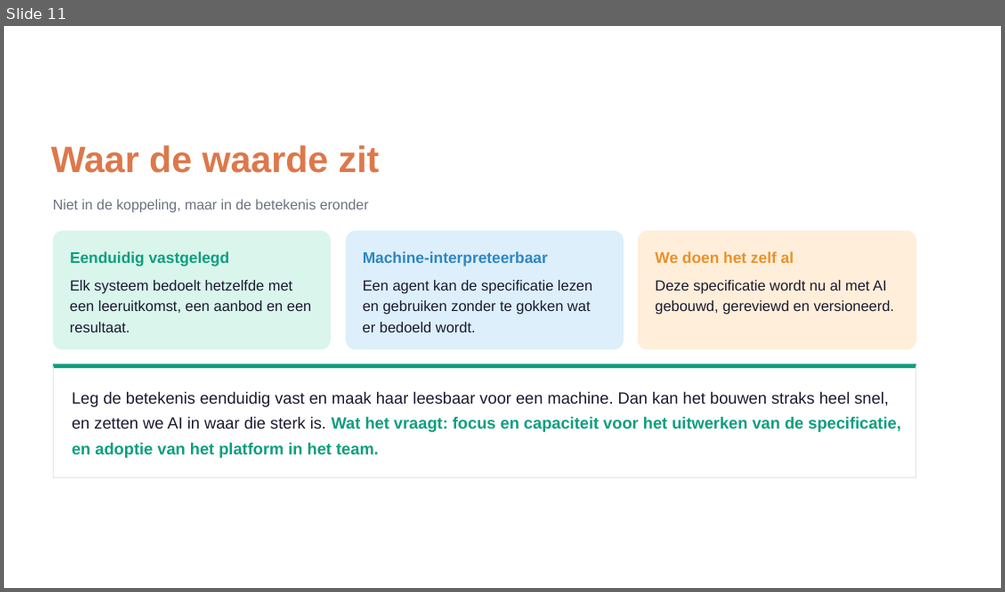
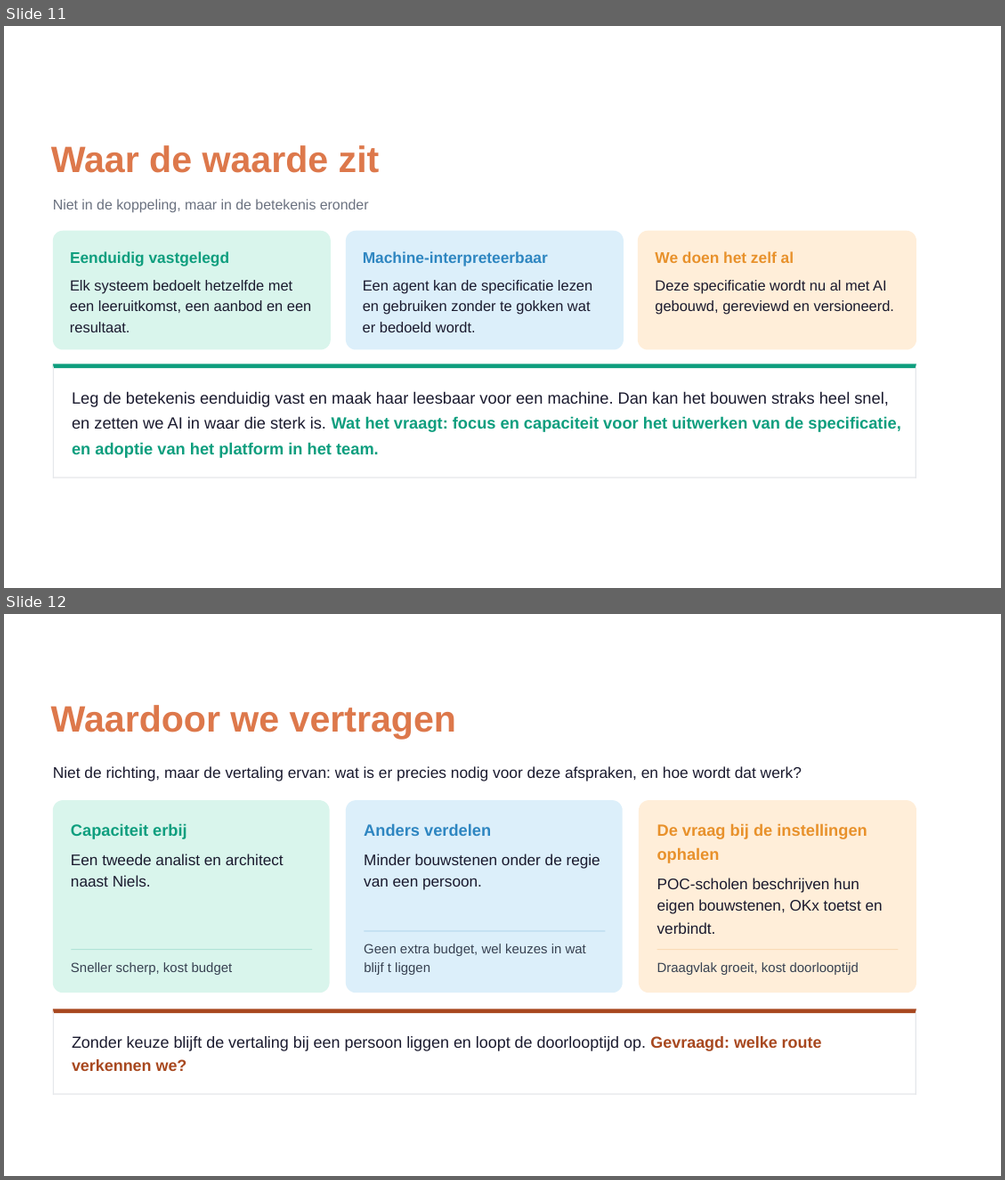
Before and after one commit to Npuls-OKx/meta, a slide deck: presentaties/export/260904_ai_houdbaarheid/260904_ai_houdbaarheid.pptx. Shown one above the other, each under a label of ours: slide 11 before the commit, slides 11 and 12 after it. The pictures are 1005x592 and 1005x1180 pixels, drawn with LibreOffice and Linux fonts; fonts in the diff are those of the drawing; background and template pictures are left out. Boxes give left, top, right and bottom in pixels: in the first picture for what was removed or moved away, otherwise in the second. Text is boxed around its words. In the diff, an @@ line names an element or a change of style, - is before the commit and + after.

Commit message:
Slide 12 wordt een keuze in drie routes
De titel is Waardoor we vertragen, en de uitspraak over de gedragen
oplossingsrichting is weg. De observatie staat in een regel: niet de
richting maar de vertaling ervan.

Daaronder drie routes vooruit met per route wat het oplevert en wat het
kost: capaciteit erbij, anders verdelen, en de vraag bij de instellingen
ophalen. Niets doen staat niet als vierde kaart maar als gevolg
onderaan, met de vraag welke route verkend wordt.

Relateert aan: #212

```diff
--- a/presentaties/export/260904_ai_houdbaarheid/260904_ai_houdbaarheid.pptx
+++ b/presentaties/export/260904_ai_houdbaarheid/260904_ai_houdbaarheid.pptx
@@ slide 12 added at (4,614,1001,1176), background picture (left out) @@
@@ freeform shape added at (4,614,1001,1176), fill #000000 @@
@@ freeform shape added at (4,614,1001,1176), fill #FFFFFF @@
@@ text added at (51,705,456,739), 27 pt, text #DD784B, bold @@
+Waardoor we vertragen
@@ text added at (53,766,801,780), 11.4 pt, text #1A1A2E @@
+Niet de richting, maar de vertaling ervan: wat is er precies nodig voor deze afspraken, en hoe wordt dat werk?
@@ freeform shape added at (53,801,329,993), fill #D9F5EC @@
@@ text added at (71,823,187,839), 12 pt, text #0E9E7E, bold @@
+Capaciteit erbij
@@ freeform shape added at (346,801,622,993), fill #DCEFFA @@
@@ text added at (364,823,491,836), 12 pt, text #2E86C1, bold @@
+Anders verdelen
@@ freeform shape added at (639,801,916,993), fill #FFEED9 @@
@@ text added at (657,823,866,839), 12 pt, text #E8912B, bold @@
+De vraag bij de instellingen
@@ text added at (71,853,283,865), 11.3 pt, text #1A1A2E @@
+Een tweede analist en architect
@@ text added at (364,853,600,869), 11.3 pt, text #1A1A2E @@
+Minder bouwstenen onder de regie
@@ text added at (657,847,720,863), 12 pt, text #E8912B, bold @@
+ophalen
@@ text added at (71,875,151,886), 11.3 pt, text #1A1A2E @@
+naast Niels.
@@ text added at (364,877,482,890), 11.3 pt, text #1A1A2E @@
+van een persoon.
@@ text added at (657,877,859,893), 11.3 pt, text #1A1A2E @@
+POC-scholen beschrijven hun
@@ text added at (657,899,882,914), 11.3 pt, text #1A1A2E @@
+eigen bouwstenen, OKx toetst en
@@ freeform shape added at (364,930,606,932), fill #2E86C1 at 20% opacity @@
@@ text added at (657,922,716,934), 11.3 pt, text #1A1A2E @@
+verbindt.
@@ freeform shape added at (72,949,313,950), fill #0E9E7E at 20% opacity @@
@@ text added at (364,943,586,956), 9.8 pt, text #374151 @@
+Geen extra budget, wel keuzes in wat
@@ freeform shape added at (657,949,898,950), fill #E8912B at 20% opacity @@
@@ text added at (71,962,233,974), 9.8 pt, text #374151 @@
+Sneller scherp, kost budget
@@ text added at (364,962,430,974), 9.8 pt, text #374151 @@
+blijf t liggen
@@ text added at (657,962,858,974), 9.8 pt, text #374151 @@
+Draagvlak groeit, kost doorlooptijd
@@ freeform shape added at (53,1008,916,1095), fill #FFFFFF @@
@@ freeform shape added at (53,1008,916,1013), fill #A8481F @@
@@ freeform shape added at (53,1008,54,1095), fill #E5E7EB @@
@@ freeform shape added at (914,1008,916,1095), fill #E5E7EB @@
@@ text added at (72,1036,822,1051), 11.8 pt, text #1A1A2E @@
+Zonder keuze blijft de vertaling bij een persoon liggen en loopt de doorlooptijd op. Gevraagd: welke route
@@ text added at (72,1059,187,1071), 11.8 pt, text #A8481F, bold @@
+verkennen we?
@@ freeform shape added at (53,1094,916,1095), fill #E5E7EB @@
```
Also in this commit, not shown: 1 slide removed, 2 other files.
